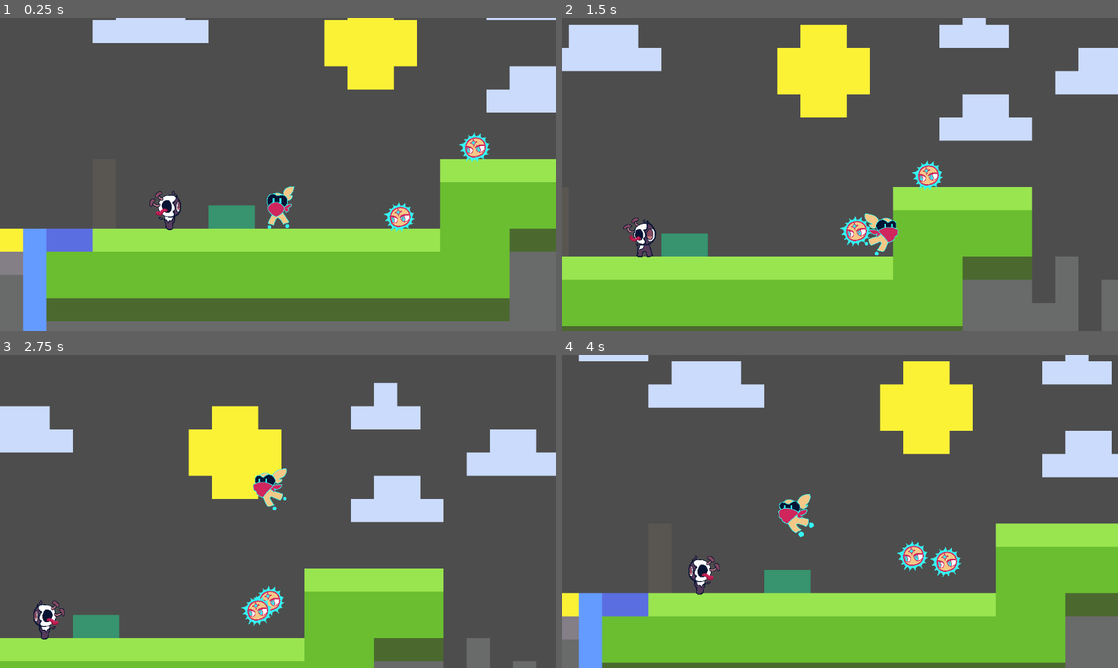
Above: before the commit, frames 1-4 (two rows, left to right).
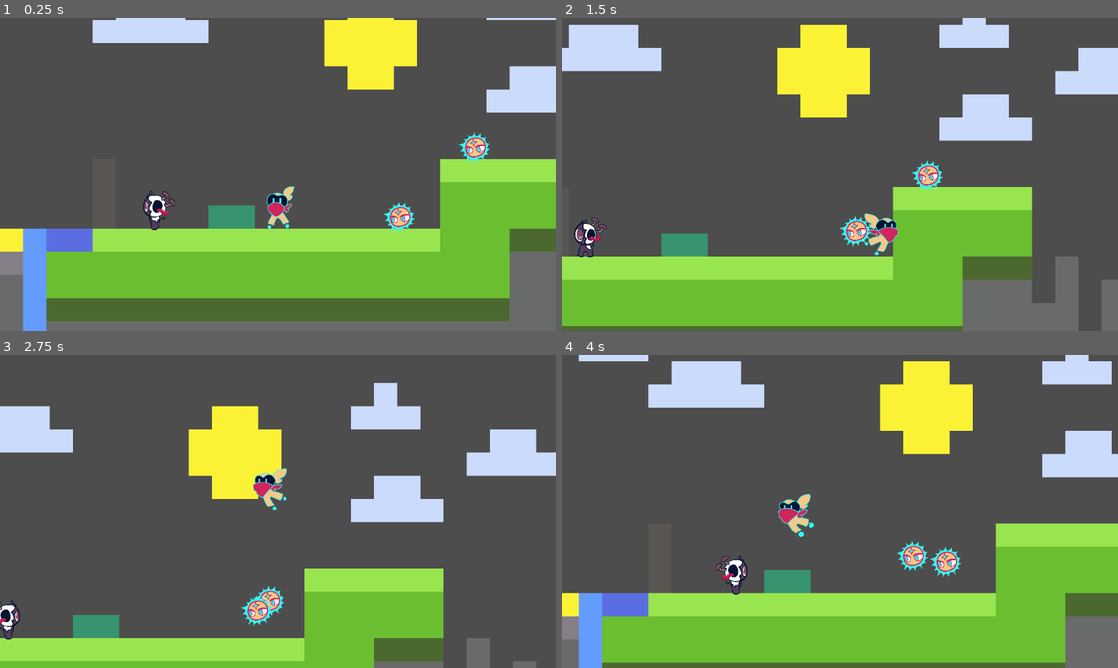
Above: after the commit, the same moments.

Repository: CookieRA9001/SI_motroidvenia
Game: Godot game, scene res://sceans/TestLevel.tscn
Same seed, same stepped clock (60 frames per second), same inputs: the game is played once before the commit and once after it. This scene is started directly instead of the project's main scene.
Inputs:
- Up to frame 1 (0.25 s): no input
- Up to frame 2 (1.5 s): hold D (move_right) from 0.53 s (still down); tap Space (jump) at 0.6, 0.77, 1.07 s; tap E (swap) at 1.35 s
- Up to frame 3 (2.75 s): tap Space (jump) at 1.52, 1.55, 1.82, 2.3 s; release D (move_right) at 2.03 s; hold A (move_left) from 2.03 s (still down); tap Q (throw) at 2.1 s
- Up to frame 4 (4 s): keep holding A (move_left); tap Space (jump) at 2.85, 3.02, 3.32, 3.77, 3.8 s; tap E (swap) at 3.6 s

The runs differ from the first frame. In frame 1, 0.5% of the frame differs, in the area x 25-33%, y 55-68%; in frame 2, 0.7%, in the area x 2-17%, y 63-77%; in frame 3, 0.6%; in frame 4, 0.7%.

Commit message:
enemy tweeks and other stuff

Diff:
--- a/sceans/menu.tscn
+++ b/sceans/menu.tscn
@@ -10,6 +10,7 @@
 [ext_resource type="Texture2D" uid="uid://bc4gb8pawoe1t" path="res://assets/ui/name-w_guys.png" id="9_2t1ay"]
 [ext_resource type="Texture2D" uid="uid://bwofam5cspvf0" path="res://assets/ui/buttons.png" id="9_skoc4"]
 [ext_resource type="Script" path="res://scripts/play.gd" id="10_to2qh"]
+[ext_resource type="AudioStream" uid="uid://dvdtny2f4pf6q" path="res://assets/audio/boss music 3.mp3" id="11_s25re"]
 
 [sub_resource type="ShaderMaterial" id="ShaderMaterial_o6b1b"]
 shader = ExtResource("2_lg1ld")
@@ -140,4 +141,9 @@
 script = ExtResource("10_to2qh")
 metadata/_edit_use_anchors_ = true
 
+[node name="AudioStreamPlayer" type="AudioStreamPlayer" parent="."]
+stream = ExtResource("11_s25re")
+volume_db = -20.0
+autoplay = true
+
 [connection signal="pressed" from="TextureButton" to="TextureButton" method="_on_pressed"]
--- a/sceans/startingLevel.tscn
+++ b/sceans/startingLevel.tscn
@@ -753,19 +753,19 @@
 4:10/0 = 0
 4:10/0/physics_layer_0/linear_velocity = Vector2(0, 0)
 4:10/0/physics_layer_0/angular_velocity = 0.0
-4:10/0/physics_layer_0/polygon_0/points = PackedVector2Array(-9.01561, -16.2635, 25, -15.2028, 25, 25, -9.36916, 25)
+4:10/0/physics_layer_0/polygon_0/points = PackedVector2Array(-9.54594, -15.2028, 25, -14.8492, 25, -4.24264, -9.19239, -3.88909)
 5:10/0 = 0
 5:10/0/physics_layer_0/linear_velocity = Vector2(0, 0)
 5:10/0/physics_layer_0/angular_velocity = 0.0
-5:10/0/physics_layer_0/polygon_0/points = PackedVector2Array(-25, -15.9099, 13.6118, -16.2635, 12.5511, 25, -25, 25)
+5:10/0/physics_layer_0/polygon_0/points = PackedVector2Array(14.1421, -14.4957, -25, -14.8492, -25, -4.24264, 13.7886, -3.18198)
 6:10/0 = 0
 6:10/0/physics_layer_0/linear_velocity = Vector2(0, 0)
 6:10/0/physics_layer_0/angular_velocity = 0.0
-6:10/0/physics_layer_0/polygon_0/points = PackedVector2Array(-13.2583, -15.9099, 25, -15.9099, 25, 25, -12.5511, 25)
+6:10/0/physics_layer_0/polygon_0/points = PackedVector2Array(-13.435, -14.8492, 25, -15.2028, 25, -2.47488, -13.0815, -2.12132)
 7:10/0 = 0
 7:10/0/physics_layer_0/linear_velocity = Vector2(0, 0)
 7:10/0/physics_layer_0/angular_velocity = 0.0
-7:10/0/physics_layer_0/polygon_0/points = PackedVector2Array(-25, -15.9099, 9.01561, -16.2635, 9.01561, 25, -25, 25)
+7:10/0/physics_layer_0/polygon_0/points = PackedVector2Array(8.83884, -15.2028, -25, -15.2028, -25, -2.47488, 8.83884, -2.12132)
 8:10/0 = 0
 8:10/0/physics_layer_0/linear_velocity = Vector2(0, 0)
 8:10/0/physics_layer_0/angular_velocity = 0.0
--- /dev/null
+++ b/sceans/win_menu.tscn
@@ -0,0 +1,133 @@
+[gd_scene load_steps=17 format=3 uid="uid://whfyk2i403j7"]
+
+[ext_resource type="Texture2D" uid="uid://daxuc7xna2e2s" path="res://assets/ui/1_sky.png" id="1_gxjb4"]
+[ext_resource type="Shader" path="res://assets/shader/scroll.gdshader" id="2_y2uik"]
+[ext_resource type="Texture2D" uid="uid://b3ju64aukcjcb" path="res://assets/ui/2_stars.png" id="3_mfvtx"]
+[ext_resource type="Texture2D" uid="uid://m48k7dom3eym" path="res://assets/ui/planets.png" id="4_iiaao"]
+[ext_resource type="Texture2D" uid="uid://cmee23uw6t7v" path="res://assets/ui/4_platforms.png" id="5_41gyo"]
+[ext_resource type="Texture2D" uid="uid://b3x287s5nq0d6" path="res://assets/ui/6_mc.png" id="6_vndeh"]
+[ext_resource type="Texture2D" uid="uid://6j1pv0uxw1iw" path="res://assets/ui/name-alone.png" id="7_up5f5"]
+[ext_resource type="Texture2D" uid="uid://bwofam5cspvf0" path="res://assets/ui/buttons.png" id="9_n0lxt"]
+[ext_resource type="Script" path="res://scripts/play.gd" id="10_8ucb0"]
+
+[sub_resource type="ShaderMaterial" id="ShaderMaterial_o6b1b"]
+shader = ExtResource("2_y2uik")
+shader_parameter/x_speed = 0.03
+shader_parameter/y_speed = -0.01
+
+[sub_resource type="ShaderMaterial" id="ShaderMaterial_meabd"]
+shader = ExtResource("2_y2uik")
+shader_parameter/x_speed = 0.05
+shader_parameter/y_speed = -0.01
+
+[sub_resource type="InputEventAction" id="InputEventAction_u0dwm"]
+action = &"jump"
+
+[sub_resource type="Shortcut" id="Shortcut_3aho6"]
+events = [SubResource("InputEventAction_u0dwm")]
+
+[sub_resource type="AtlasTexture" id="AtlasTexture_egorl"]
+atlas = ExtResource("9_n0lxt")
+region = Rect2(100.265, 100.386, 99.8717, 99.6143)
+
+[sub_resource type="AtlasTexture" id="AtlasTexture_2lc0w"]
+atlas = ExtResource("9_n0lxt")
+region = Rect2(200.507, 100.386, 99.4702, 99.8557)
+
+[sub_resource type="AtlasTexture" id="AtlasTexture_hs8jt"]
+atlas = ExtResource("9_n0lxt")
+region = Rect2(200.507, 100.386, 99.4702, 99.8557)
+
+[node name="MainMenu" type="Control"]
+layout_mode = 3
+anchors_preset = 15
+anchor_right = 1.0
+anchor_bottom = 1.0
+grow_horizontal = 2
+grow_vertical = 2
+
+[node name="Sky" type="TextureRect" parent="."]
+layout_mode = 1
+anchors_preset = 15
+anchor_right = 1.0
+anchor_bottom = 1.0
+grow_horizontal = 2
+grow_vertical = 2
+texture = ExtResource("1_gxjb4")
+
+[node name="Stars" type="TextureRect" parent="."]
+texture_repeat = 2
+material = SubResource("ShaderMaterial_o6b1b")
+layout_mode = 1
+anchors_preset = 15
+anchor_right = 1.0
+anchor_bottom = 1.0
+grow_horizontal = 2
+grow_vertical = 2
+texture = ExtResource("3_mfvtx")
+
+[node name="Planet" type="TextureRect" parent="."]
+texture_repeat = 2
+material = SubResource("ShaderMaterial_meabd")
+layout_mode = 1
+anchors_preset = 15
+anchor_right = 1.0
+anchor_bottom = 1.0
+offset_left = -333.0
+offset_top = -5.0
+offset_bottom = 238.0
+grow_horizontal = 2
+grow_vertical = 2
+texture = ExtResource("4_iiaao")
+stretch_mode = 6
+
+[node name="Platform" type="TextureRect" parent="."]
+layout_direction = 1
+layout_mode = 1
+anchors_preset = 15
+anchor_right = 1.0
+anchor_bottom = 1.0
+grow_horizontal = 2
+grow_vertical = 2
+texture = ExtResource("5_41gyo")
+stretch_mode = 6
+
+[node name="Spaceboy" type="TextureRect" parent="."]
+layout_mode = 1
+anchors_preset = 15
+anchor_right = 1.0
+anchor_bottom = 1.0
+offset_left = 385.0
+grow_horizontal = 2
+grow_vertical = 2
+texture = ExtResource("6_vndeh")
+stretch_mode = 6
+
+[node name="Title" type="TextureRect" parent="."]
+layout_mode = 1
+anchors_preset = -1
+anchor_left = 0.05
+anchor_top = 0.05
+anchor_right = 0.5
+anchor_bottom = 0.5
+texture = ExtResource("7_up5f5")
+stretch_mode = 5
+
+[node name="TextureButton" type="TextureButton" parent="."]
+layout_mode = 1
+anchors_preset = -1
+anchor_left = 0.2
+anchor_top = 0.55
+anchor_right = 0.4
+anchor_bottom = 0.85
+shortcut = SubResource("Shortcut_3aho6")
+texture_normal = SubResource("AtlasTexture_egorl")
+texture_pressed = SubResource("AtlasTexture_2lc0w")
+texture_hover = SubResource("AtlasTexture_egorl")
+texture_disabled = SubResource("AtlasTexture_hs8jt")
+texture_focused = SubResource("AtlasTexture_egorl")
+stretch_mode = 4
+script = ExtResource("10_8ucb0")
+metadata/_edit_use_anchors_ = true
+
+[connection signal="pressed" from="TextureButton" to="TextureButton" method="_on_pressed"]
--- a/scripts/enemy.gd
+++ b/scripts/enemy.gd
@@ -12,8 +12,6 @@
 @export var speed = 60
 @export var attack_dash = 200
 @export var maxHealth = 2
-@onready var ray_cast_r = $RayCastR
-@onready var ray_cast_l = $RayCastL
 @onready var animated_sprite = $AnimatedSprite2D
 @onready var hitbox_timer = $hitBox/TimerAttackCharge
 @onready var timer_attack_end = $hitBox/TimerAttackEnd
@@ -23,12 +21,15 @@
 @onready var attack_ray_cast_l = $hitBox/RayCastL
 @onready var ray_cast_ld = $RayCastLD
 @onready var ray_cast_rd = $RayCastRD
-var path_r: bool = true
-var path_l: bool = true
+@onready var ray_cast_r = $RayCastR
+@onready var ray_cast_l = $RayCastL
 var allyCollisions = []
+
 func _ready():
 	hitbox_collision_shape.disabled = true
 	$zombie.play()
+	attack_ray_cast_l.enabled = true
+	attack_ray_cast_r.enabled = false
 
 func _process(delta):
 	velocity.x = move_toward(velocity.x,0,delta)
@@ -43,34 +44,18 @@
 	match enemy_status:
 		EnemyStates.MOVE:
 			animated_sprite.play("run")
-			if ray_cast_rd.is_colliding():
-				path_r = true
-			else:
-				path_r = false
-			if path_r == false:
+
+			if ray_cast_rd.is_colliding() == false or ray_cast_r.is_colliding():
 				direction = -1
 				animated_sprite.flip_h = false
 				attack_ray_cast_l.enabled = true
 				attack_ray_cast_r.enabled = false
-			if ray_cast_r.is_colliding():
-				direction = -1
-				animated_sprite.flip_h = false
-				attack_ray_cast_l.enabled = true
-				attack_ray_cast_r.enabled = false
-			if ray_cast_ld.is_colliding():
-				path_l = true
-			else:
-				path_l = false
-			if path_l == false:
+			elif ray_cast_ld.is_colliding() == false or ray_cast_l.is_colliding():
 				direction = 1
 				animated_sprite.flip_h = true
 				attack_ray_cast_l.enabled = false
 				attack_ray_cast_r.enabled = true
-			if ray_cast_l.is_colliding():
-				direction = 1
-				animated_sprite.flip_h = true
-				attack_ray_cast_r.enabled = true
-				attack_ray_cast_l.enabled = false
+
 			velocity.x = direction * speed
 		EnemyStates.IDLE:
 			animated_sprite.play("idle")
--- a/scripts/friendly.gd
+++ b/scripts/friendly.gd
@@ -76,7 +76,7 @@
 		velocity.y += gravity * delta
 		animation_player.play("idle")
 
-	if friendly_status != Status.INACTION and !projectile.disabled:
+	if friendly_status != Status.FLYBACK and !projectile.disabled:
 		projectile.disabled = true
 
 	match friendly_status:
Not shown, added: assets/audio/boss music 3.mp3.import
Binary file added: assets/you_won.png
Not shown, added: assets/you_won.png.import
Not shown: 1 places in sceans/menu.tscn that only renumber resources
Not shown: 1 places in sceans/startingLevel.tscn that only renumber resources
Not shown, added: assets/audio/boss music 3.mp3
